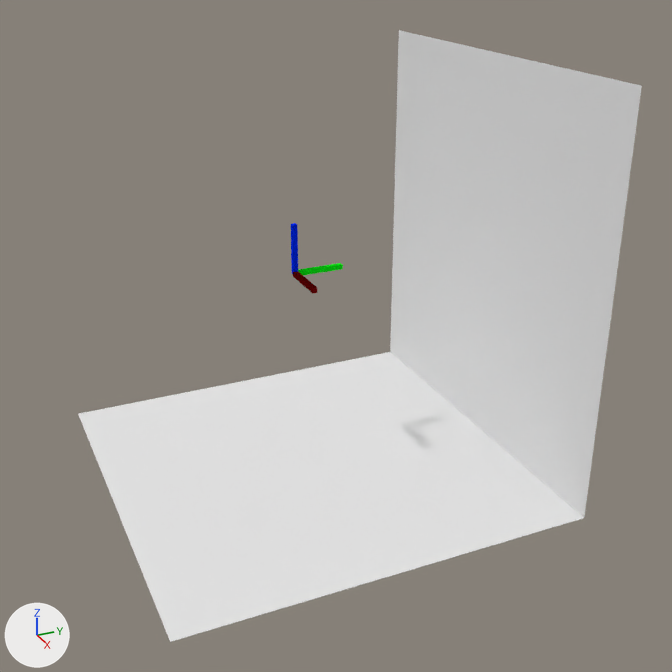
The Blender file module/bvrpn-axis-ng.blend as it was, and as the next commit left it.
Both versions are drawn from a camera (50 mm lens) standing at (30.8, -12.6, 12.9) and looking at (1.3, 0.7, -1.9). The lights are fixed; the arrows at lower left show +X, +Y and +Z.

The first picture shows 'Axis-RB2', 'Cube.001', 'Cube.002', 'PlaneH', 'PlaneV'.
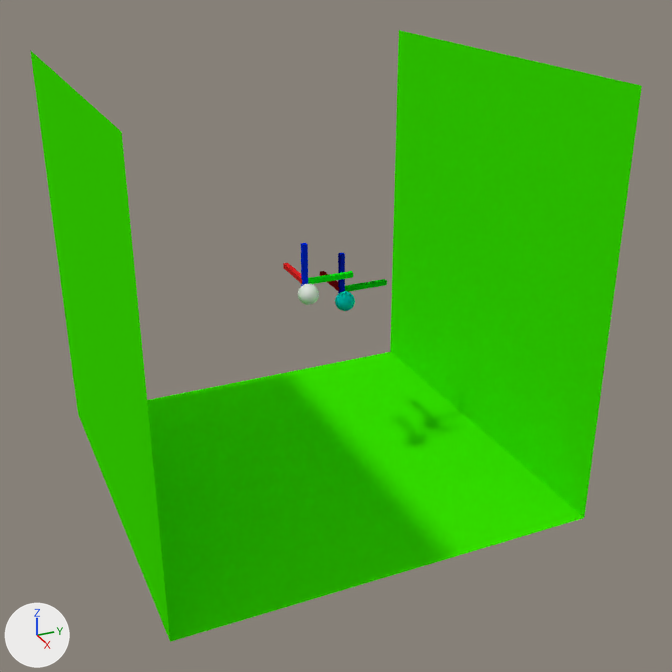
Pixel boxes (x1, y1, x2, y2) of what changed, in the pictures (672 x 672 px):
'PlaneV', recoloured (white to green)
    both: (390, 30, 642, 517)
'PlaneH', recoloured (white to green)
    both: (78, 352, 584, 642)
'PlaneV.001', added (green)
    after: (30, 50, 170, 640)
'Sphere', added
    after: (298, 284, 319, 305)
'Cube.001', moved (not visible afterwards)
    before: (291, 223, 298, 275)
'Sphere.001', added
    after: (335, 291, 355, 311)
'y-axis', added
    after: (308, 271, 353, 284)
'Cube.002', moved (not visible afterwards)
    before: (298, 263, 343, 275)
'z-axis', added
    after: (301, 243, 308, 286)
'y-axis.001', added
    after: (345, 279, 387, 292)
'z-axis.001', added
    after: (338, 253, 345, 294)
'Axis-RB2', moved (not visible afterwards)
    before: (293, 272, 317, 294)
'Axis-Origin', moved (not visible before)
    after: (283, 263, 302, 284)
'Axis-RB1', added
    after: (320, 271, 339, 292)

Patch to the scene script:
```diff
--- a/module/bvrpn-axis-ng.blend.py
+++ b/module/bvrpn-axis-ng.blend.py
@@ mat_material_009 @@
 mat_material_009 = diffuse_material('Material.009')
-mat_material_009.base_color = (0.8, 0.8, 0.8)  # white #e7e7e7
+mat_material_009.base_color = (0.0424, 0.8, 0.0)  # green #3ae700
@@ ob_axis_origin @@
 ob_axis_origin = bpy.data.objects.new('Axis-Origin', me_cube_004)
-ob_axis_origin.location = (0.0, 0.0, 0.0)
+ob_axis_origin.location = (-1.0, 0.0, 0.0)
 ob_axis_origin.scale = (1.0, 0.1, 0.1)
@@ ob_axis_rb2 @@
 ob_axis_rb2 = bpy.data.objects.new('Axis-RB2', me_cube_001)
-ob_axis_rb2.location = (0.0, 0.0, 0.0)
+ob_axis_rb2.location = (-2.0, 2.0, -1.0)
 ob_axis_rb2.scale = (1.0, 0.1, 0.1)
@@ ob_cube_002 @@
 ob_cube_002.parent = ob_axis_rb2
-ob_cube_002.matrix_parent_inverse = Matrix(((1.0, 0.0, 0.0, -1.0), (0.0, 10.0, 0.0, 0.0), (0.0, 0.0, 10.0, 0.0), (0.0, 0.0, 0.0, 1.0)))
+ob_cube_002.matrix_parent_inverse = Matrix(((1.0, 0.0, 0.0, 1.0), (0.0, 10.0, 0.0, 0.0), (0.0, 0.0, 10.0, 0.0), (0.0, 0.0, 0.0, 1.0)))
 ob_cube_002.location = (0.0, 1.0, 0.0)
@@ ob_cube_001 @@
 ob_cube_001.parent = ob_axis_rb2
-ob_cube_001.matrix_parent_inverse = Matrix(((1.0, 0.0, 0.0, -1.0), (0.0, 10.0, 0.0, 0.0), (0.0, 0.0, 10.0, 0.0), (0.0, 0.0, 0.0, 1.0)))
-ob_cube_001.location = (0.0, 0.0, 1.0)
+ob_cube_001.matrix_parent_inverse = Matrix(((1.0, 0.0, 0.0, 1.0), (0.0, 10.0, 0.0, 0.0), (0.0, 0.0, 10.0, 0.0), (0.0, 0.0, 0.0, 1.0)))
+ob_cube_001.location = (0.000226, 0.0, 0.527)
 ob_cube_001.rotation_euler = (0.0, 1.571, 0.0)  # degrees (0, 90, 0)
@@ ob_planev_001 @@
+ob_planev_001 = bpy.data.objects.new('PlaneV.001', me_plane_003.copy())  # the mesh of ob_planev
+ob_planev_001.parent = ob_planeh
+ob_planev_001.location = (0.0, -8.0, 8.0)
+ob_planev_001.rotation_euler = (1.571, 0.0, 0.0)  # degrees (90, 0, 0)
+ob_planev_001.scale = (8.0, 8.0, 8.0)
@@ ob_y_axis @@
+ob_y_axis = bpy.data.objects.new('y-axis', me_cube_003)
+ob_y_axis.parent = ob_axis_origin
+ob_y_axis.location = (0.0, 1.0, 0.0)
+ob_y_axis.rotation_euler = (1.571, 3.142, 1.571)  # degrees (90, 180, 90)
+ob_y_axis.scale = (1.0, 0.1, 0.1)
@@ ob_z_axis @@
+ob_z_axis = bpy.data.objects.new('z-axis', me_cube_002)
+ob_z_axis.parent = ob_axis_origin
+ob_z_axis.location = (0.000226, 0.0, 0.527)
+ob_z_axis.rotation_euler = (0.0, 1.571, 0.0)  # degrees (0, 90, 0)
+ob_z_axis.scale = (0.999, 0.0999, 0.0999)
@@ ob_sphere @@
+ob_sphere = bpy.data.objects.new('Sphere', me_sphere_002)  # a UV sphere (32 segments, 16 rings, poles along z) spanning x -1.0..1.0, y -1.0..1.0, z -1.0..1.0
+ob_sphere.parent = ob_axis_origin
+ob_sphere.location = (0.364, -0.00844, -0.369)
+ob_sphere.scale = (0.4, 0.4, 0.4)
@@ ob_sphere_001 @@
+ob_sphere_001 = bpy.data.objects.new('Sphere.001', me_sphere_003)  # a UV sphere (32 segments, 16 rings, poles along z) spanning x -1.0..1.0, y -1.0..1.0, z -1.0..1.0; in mat_material_002 (cyan #00e7dc)
+ob_sphere_001.parent = ob_axis_rb1
+ob_sphere_001.location = (0.364, -0.00844, -0.369)
+ob_sphere_001.scale = (0.4, 0.4, 0.4)
@@ ob_axis_rb1 @@
+ob_axis_rb1 = bpy.data.objects.new('Axis-RB1', me_x_axis_002)  # a box spanning x -1.0..1.0, y -1.0..1.0, z -1.0..1.0; in mat_material (red #e72528)
+ob_axis_rb1.location = (-2.0, 2.0, -1.0)
+ob_axis_rb1.scale = (1.0, 0.1, 0.1)
@@ ob_z_axis_001 @@
+ob_z_axis_001 = bpy.data.objects.new('z-axis.001', me_cube_002.copy())  # the mesh of ob_cube_001
+ob_z_axis_001.parent = ob_axis_rb1
+ob_z_axis_001.location = (0.000226, 0.0, 0.527)
+ob_z_axis_001.rotation_euler = (0.0, 1.571, 0.0)  # degrees (0, 90, 0)
+ob_z_axis_001.scale = (0.999, 0.0999, 0.0999)
@@ ob_y_axis_001 @@
+ob_y_axis_001 = bpy.data.objects.new('y-axis.001', me_cube_008)  # a box spanning x -1.0..1.0, y -1.0..1.0, z -1.0..1.0; in mat_material_004 (green #0ce715)
+ob_y_axis_001.parent = ob_axis_rb1
+ob_y_axis_001.location = (0.0, 1.0, 0.0)
+ob_y_axis_001.rotation_euler = (1.571, 3.142, 1.571)  # degrees (90, 180, 90)
+ob_y_axis_001.scale = (1.0, 0.1, 0.1)
```
